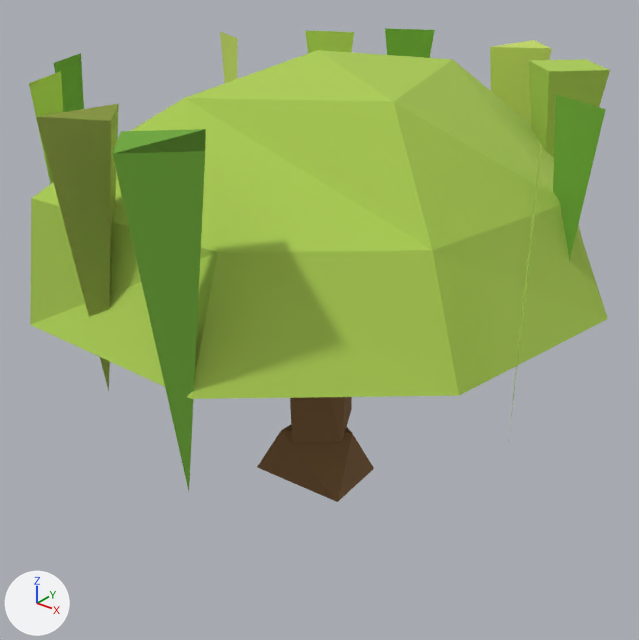
Before and after pictures for a commit that changed the glTF model game/assets/models/nature/tree_willow_3_lod1.glb.
Camera for both pictures: a 50 mm lens placed at (5.12, -6.36, 5.69), pointed at (0.13, -0.13, 1.82). Every picture has the same lights, and +X, +Y and +Z are marked at lower left. The older version comes first. Vertices at exactly the same position are counted once.

The older version as bpy lines, for what is in view:
```python
me_tree_willow_3_lod1 = bpy.data.meshes.new('tree_willow_3_lod1')
me_tree_willow_3_lod1.from_pydata(...)  # 76 vertices, 82 faces; spans x -2.78..2.88, y -3.02..2.92, z -0.1..4.4
# faces by material slot: [20, 44, 9, 9]
me_tree_willow_3_lod1.materials.append(mat_m_7e5d3a)  # brown #7e5d3a
me_tree_willow_3_lod1.materials.append(mat_m_adce54)  # green #adce54
me_tree_willow_3_lod1.materials.append(mat_m_6faa35)  # green #6faa35
me_tree_willow_3_lod1.materials.append(mat_m_c4da64)  # green #c4da64
ob_tree_willow_3_lod1 = bpy.data.objects.new('tree_willow_3_lod1', me_tree_willow_3_lod1)
ob_tree_willow_3_lod1.location = (0.0, 0.0, 0.0)
```
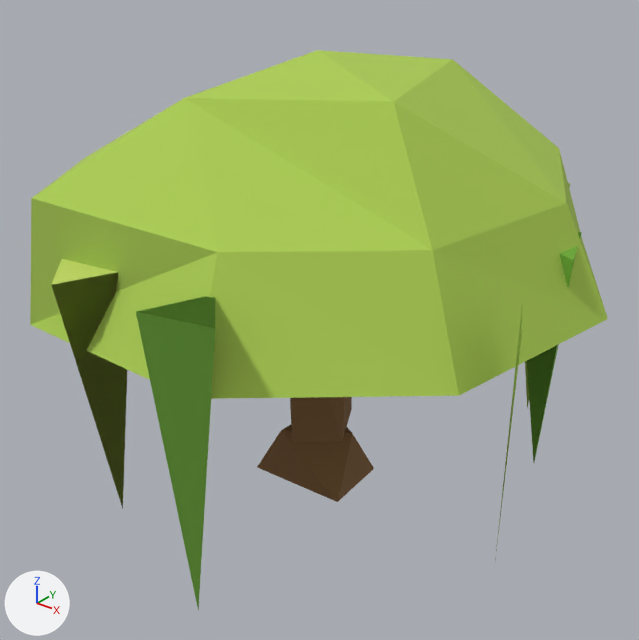
Location of each change, (x1, y1, x2, y2) in pixels of the pictures (639 x 640 px; the box of a moved part takes in the faces that stretch with it):
'tree_willow_3_lod1', reshaped (18% taller): before (29, 28, 610, 502); after (30, 50, 608, 609)
part 1 of me_tree_willow_3_lod1, moved or reshaped (not visible afterwards): before (305, 31, 354, 53)
part 2 of me_tree_willow_3_lod1, moved or reshaped (not visible afterwards): before (29, 71, 63, 184)
part 3 of me_tree_willow_3_lod1, moved or reshaped: before (509, 136, 541, 433); after (494, 310, 522, 568)
part 4 of me_tree_willow_3_lod1, moved or reshaped (not visible afterwards): before (54, 53, 84, 112)
part 5 of me_tree_willow_3_lod1, deleted (green): before (36, 28, 610, 491)
part 6 of me_tree_willow_3_lod1, added: after (525, 183, 582, 462)
part 7 of me_tree_willow_3_lod1, added (green): after (51, 259, 216, 609)

The change, as a list of edits to the scene's bpy script:
```text
Change me_tree_willow_3_lod1:
    used by ob_tree_willow_3_lod1; location = (0.0, 0.0, 0.0)
    verts and faces of me_tree_willow_3_lod1; kept vertices keep their numbers, new ones are numbered from 76
    remove me_tree_willow_3_lod1.from_pydata(...)  # 76 vertices, 82 faces; spans x -2.78..2.88, y -3.02..2.92, z -0.1..4.4
    add me_tree_willow_3_lod1.from_pydata(...)  # 76 vertices, 84 faces; spans x -2.78..2.88, y -2.86..3.05, z -0.1..4.4
    me_tree_willow_3_lod1 part 1: the loose piece of 3 vertices spanning x -1.75..-1.23, y 1.95..2.21, z 2.12..4.22 is moved by (0.0, 0.0, -1.21)
    me_tree_willow_3_lod1 part 2: the loose piece of 3 vertices spanning x -1.83..-1.57, y -1.94..-1.42, z 2.13..4.22 is moved by (0.0, 0.0, -1.21)
    me_tree_willow_3_lod1 part 3: the loose piece of 3 vertices spanning x 2.61..2.88, y -1.41..-0.89, z 1.95..4.22 is moved by (0.0, 0.0, -1.21)
    me_tree_willow_3_lod1 part 4: the loose piece of 3 vertices spanning x -2.49..-2.23, y -1.21..-0.68, z 2.1..4.22 is moved by (0.0, 0.0, -1.21)
    me_tree_willow_3_lod1 part 5: 7 loose pieces with 27 vertices, spanning x -2.46..2.63, y -3.02..2.92, z 1.49..4.25, are deleted
    me_tree_willow_3_lod1 part 6
    19 vertices are added at x -2.39..2.57, y 0.09..3.05, z 0.3..3.03
    4 new faces join them, mat_m_adce54 (green #adce54)
    5 new faces join them, mat_m_6faa35 (green #6faa35)
    8 new faces join them, mat_m_c4da64 (green #c4da64)
    me_tree_willow_3_lod1 part 7
    add verts[87] = (0.83, -2.62, 0.27)
    add verts[88] = (0.83, -2.22, 3.03)
    add verts[89] = (1.22, -2.62, 3.03)  # pixel (215, 328)
    add verts[90] = (0.56, -2.75, 3.01)  # pixel (135, 311)
    add verts[99] = (-0.25, -2.46, 0.71)  # pixel (122, 509)
    add verts[100] = (-0.06, -2.27, 3.01)
    add verts[101] = (-0.25, -2.86, 3.03)  # pixel (51, 284)
    add verts[102] = (-0.65, -2.46, 3.03)
    add faces += [(87, 88, 89), (87, 89, 90), (87, 90, 88), (88, 90, 89)]  # mat_m_6faa35 (green #6faa35)
    add faces += [(100, 102, 101), (99, 100, 101), (99, 101, 102), (99, 102, 100)]  # mat_m_c4da64 (green #c4da64)
```
